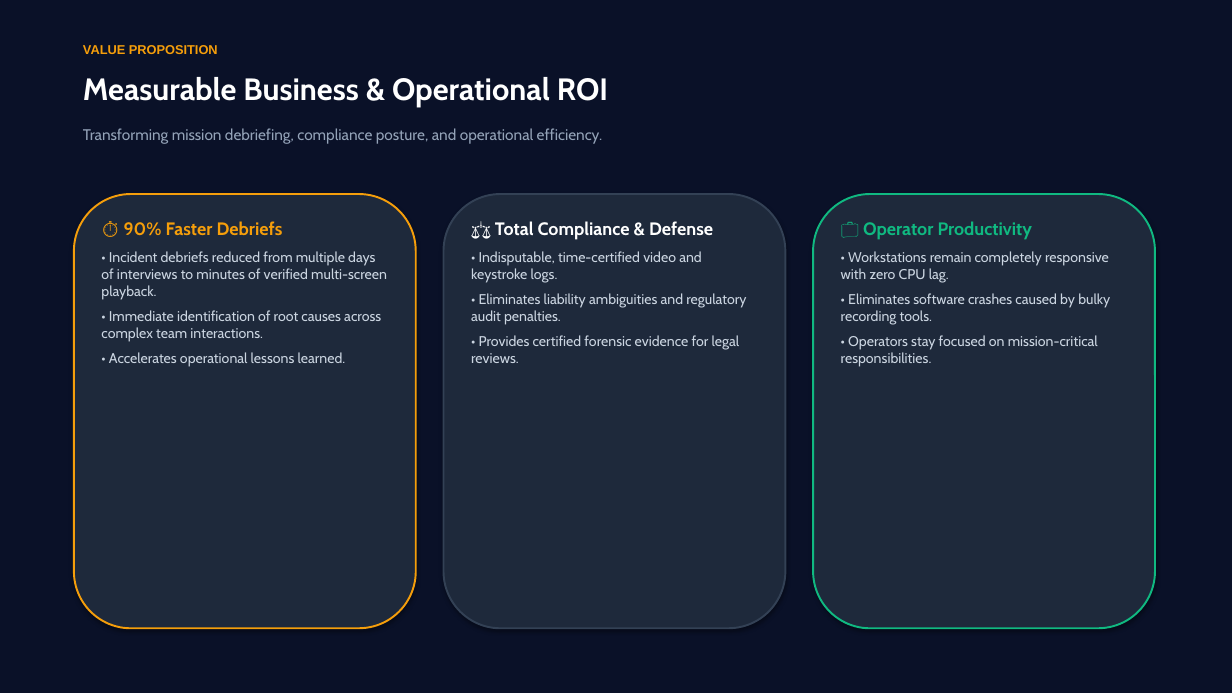
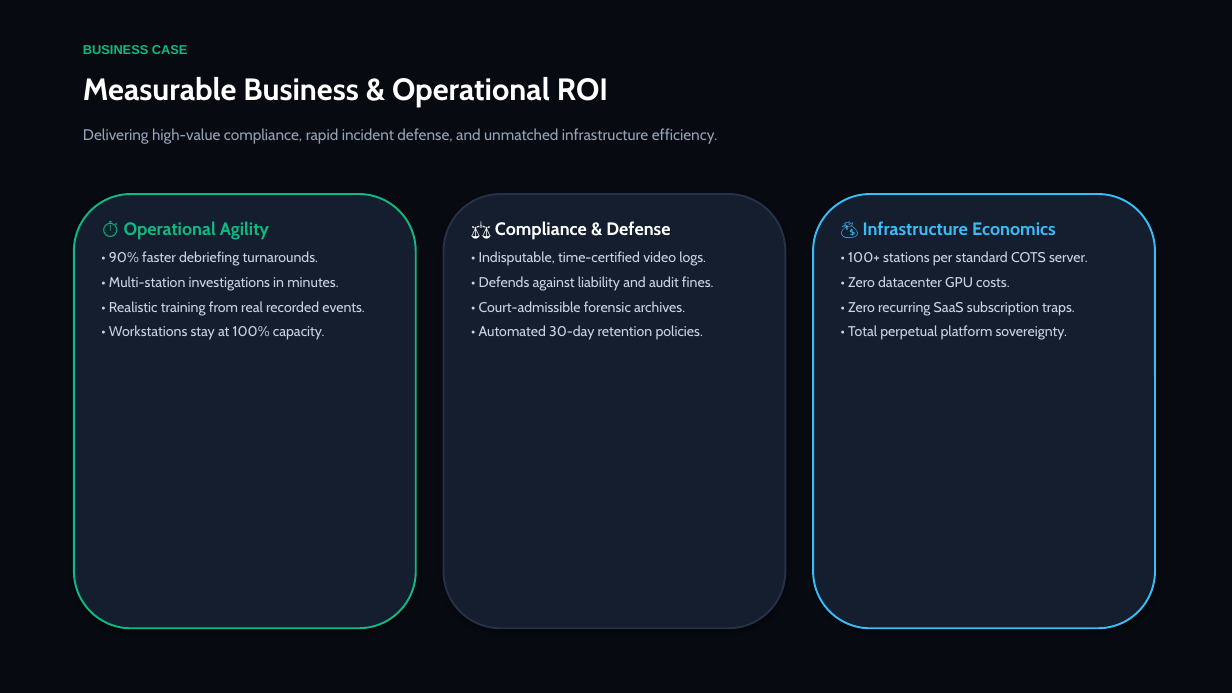
Before and after one commit to shalevohad/Screen-recorder, a slide deck: slide 11 of Presentations/ITB_SCREEN_RECORDER_Executive_Management.pptx (slide 13 before the commit). Drawn at 1232x693 pixels with LibreOffice and Linux fonts; fonts in the diff are those of the drawing. Boxes give left, top, right and bottom in pixels: in the first picture for what was removed or moved away, otherwise in the second. Text is boxed around its words. In the diff, an @@ line names an element or a change of style, - is before the commit and + after.

Commit message:
feat(multi-monitor): fix multi-display streaming, Extractor GC process leaks, directory browser and executive presentation

```diff
--- a/Presentations/ITB_SCREEN_RECORDER_Executive_Management.pptx
+++ b/Presentations/ITB_SCREEN_RECORDER_Executive_Management.pptx
@@ rectangle at bbox=[0, 0, 1232, 693]: fill #0A1128 to #070A10 @@
@@ text at bbox=[83, 45, 188, 54]: text changed; text colour #F59E0B to #10B981 @@
-VALUE PROPOSITION
+BUSINESS CASE
@@ text at bbox=[83, 128, 717, 144]: text changed @@
-Transforming mission debriefing, compliance posture, and operational efficiency.
+Delivering high-value compliance, rapid incident defense, and unmatched infrastructure efficiency.
@@ rounded rectangle at bbox=[74, 194, 416, 628]: fill #1E293B to #151E2E; outline #F59E0B 1.5 pt to #10B981 1.5 pt @@
@@ rounded rectangle at bbox=[444, 194, 786, 628]: fill #1E293B to #151E2E; outline #334155 1.5 pt to #243248 1.5 pt @@
@@ rounded rectangle at bbox=[813, 194, 1155, 628]: fill #1E293B to #151E2E; outline #10B981 1.5 pt to #38BDF8 1.5 pt @@
@@ text at bbox=[109, 221, 365, 340]: text changed @@
-⏱️ 90% Faster Debriefs
-• Incident debriefs reduced from multiple days of interviews to minutes of verified multi-screen playback.
-• Immediate identification of root causes across complex team interactions.
-• Accelerates operational lessons learned.
+⏱️ Operational Agility
+• 90% faster debriefing turnarounds.
+• Multi-station investigations in minutes.
+• Realistic training from real recorded events.
+• Workstations stay at 100% capacity.
@@ text at bbox=[479, 221, 714, 340]: text changed @@
-⚖️ Total Compliance & Defense
-• Indisputable, time-certified video and keystroke logs.
-• Eliminates liability ambiguities and regulatory audit penalties.
-• Provides certified forensic evidence for legal reviews.
+⚖️ Compliance & Defense
+• Indisputable, time-certified video logs.
+• Defends against liability and audit fines.
+• Court-admissible forensic archives.
+• Automated 30-day retention policies.
@@ text at bbox=[848, 221, 1088, 340]: text changed @@
-💼 Operator Productivity
-• Workstations remain completely responsive with zero CPU lag.
-• Eliminates software crashes caused by bulky recording tools.
-• Operators stay focused on mission-critical responsibilities.
+💰 Infrastructure Economics
+• 100+ stations per standard COTS server.
+• Zero datacenter GPU costs.
+• Zero recurring SaaS subscription traps.
+• Total perpetual platform sovereignty.
```
Also in this commit, not shown: 8 other slides changed, 4 slides added, 5 slides removed, 46 other files.
